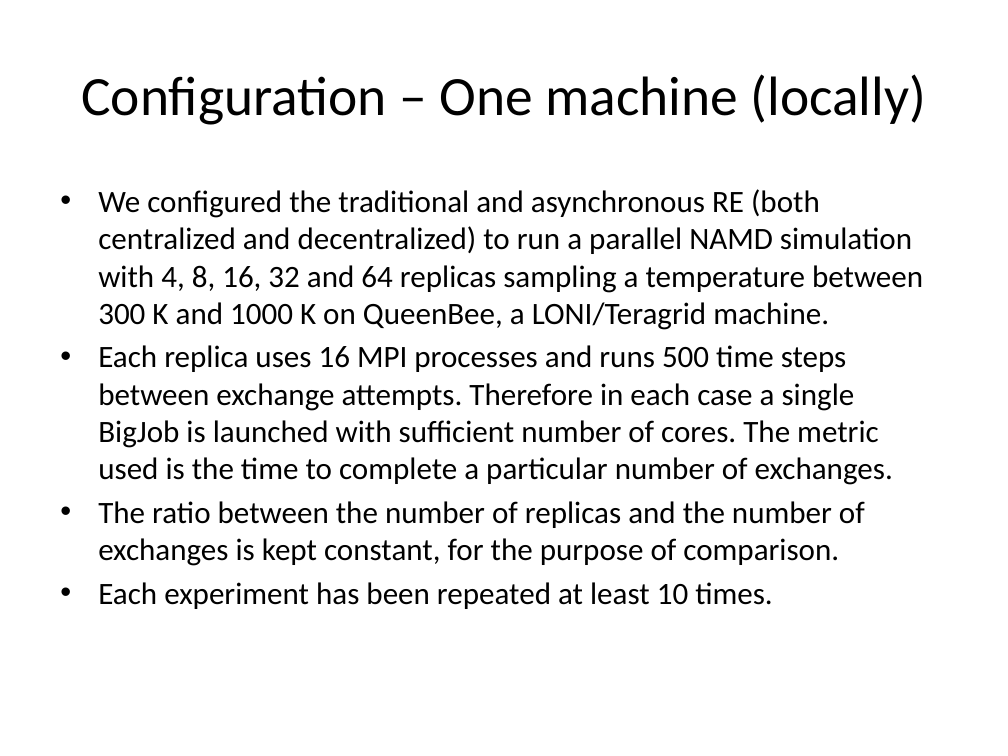
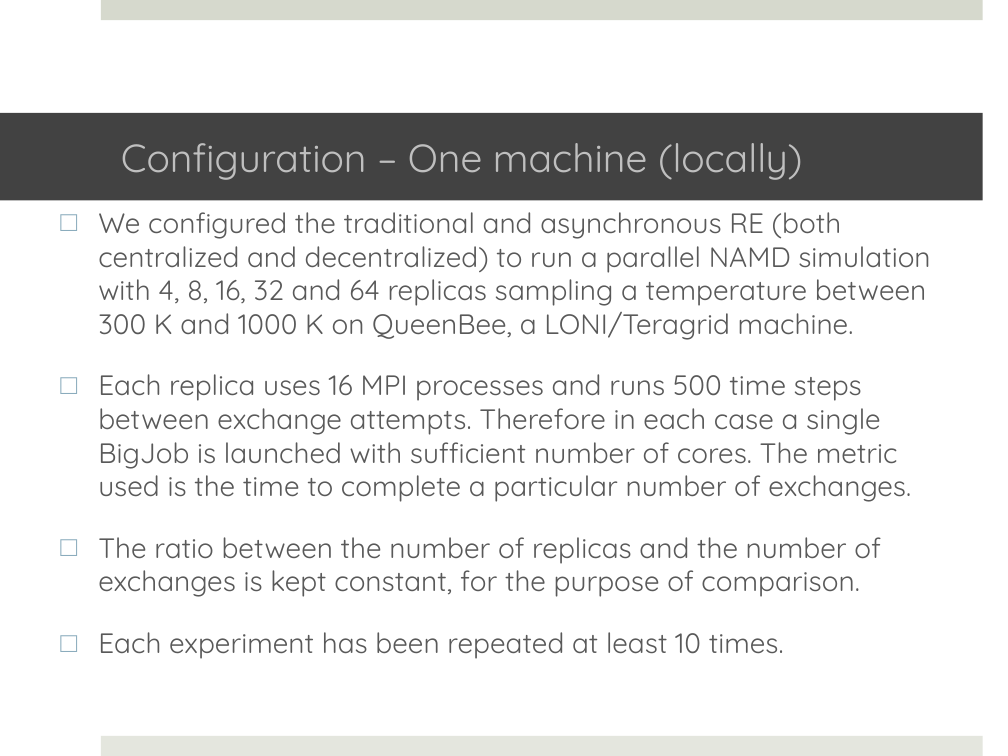
Before and after one commit to saga-project/saga-cpp-legacy-projects, a slide deck: slide 15 of papers/async-re/data/RE.pptx (slide 16 before the commit). Drawn at 1008x756 pixels with LibreOffice and Linux fonts; fonts in the diff are those of the drawing; background and template pictures are left out. Boxes give left, top, right and bottom in pixels: in the first picture for what was removed or moved away, otherwise in the second. Text is boxed around its words. In the diff, an @@ line names an element or a change of style, - is before the commit and + after.

```diff
--- a/papers/async-re/data/RE.pptx
+++ b/papers/async-re/data/RE.pptx
@@ rectangle added at <box>101,0,983,20</box>, fill #D6D9CD @@
@@ title "Configuration – One machine (locally)": place and size @@
-title "Configuration – One machine (locally)" at <box>81,74,926,125</box>
+title "Configuration – One machine (locally)" at <box>0,113,983,201</box>
@@ title "Configuration – One machine (locally)" at <box>0,113,983,201</box>: size 39.6 to 28 pt, font Calibri to Quicksand, text colour #000000 to #BFBFBF; alignment centre to left; fill none to #424242 @@
@@ text "We configured the traditional and ...": place and size @@
-text "We configured the traditional and ..." at <box>98,189,923,609</box>
+text "We configured the traditional and ..." at <box>98,212,930,659</box>
@@ text "We configured the traditional and ..." at <box>98,212,930,659</box>: size 22.2 to 20 pt, font Calibri to Quicksand, text colour #000000 to #595959; bullet • to □; more space between paragraphs @@
@@ rectangle added at <box>101,736,983,756</box>, fill #E4E6DE @@
```
Also in this commit, not shown: 20 other slides changed, 2 slides added, 3 slides removed.
